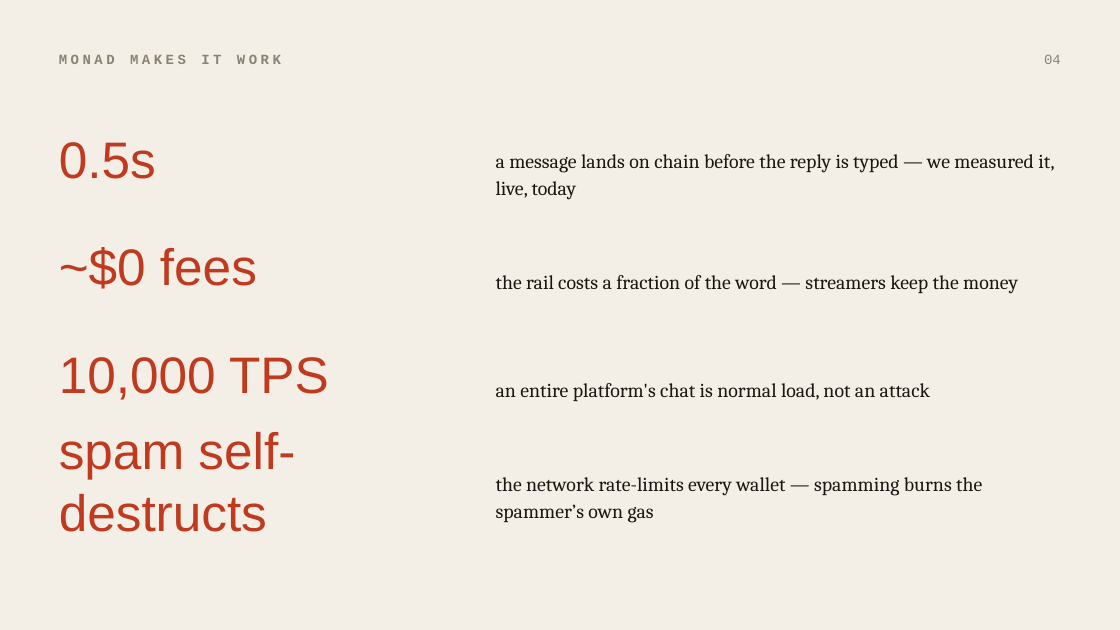
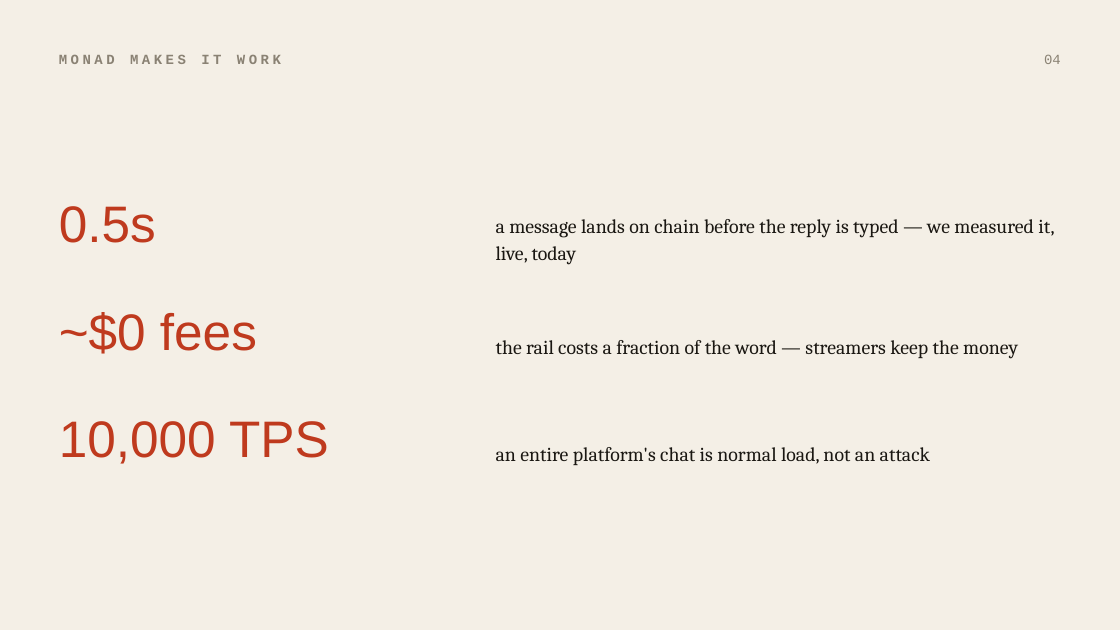
Before and after one commit to Nikita-sud/MonadChat, a slide deck: slide 4 of MonadChat-pitch.pptx. Drawn at 1120x630 pixels with LibreOffice and Linux fonts; fonts in the diff are those of the drawing. Boxes give left, top, right and bottom in pixels: in the first picture for what was removed or moved away, otherwise in the second. Text is boxed around its words. In the diff, an @@ line names an element or a change of style, - is before the commit and + after.

```diff
--- a/MonadChat-pitch.pptx
+++ b/MonadChat-pitch.pptx
@@ 6 texts: place and size @@
-6 texts at (59,142,1054,401)
+6 texts at (59,206,1054,465)
@@ text removed at (59,432,295,532) @@
-spam self-destructs
@@ text removed at (496,477,982,523) @@
-the network rate-limits every wallet — spamming burns the spammer’s own gas
```
Also in this commit, not shown: 3 other slides changed, 1 slide removed, 1 other file.
